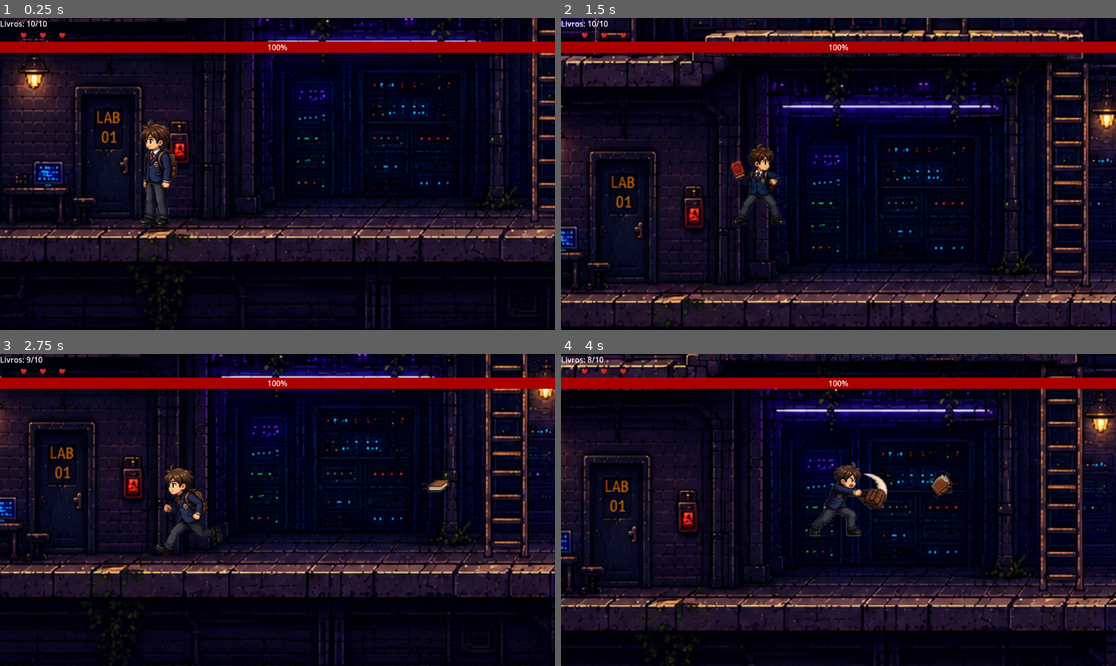
Above: before the commit, frames 1-4 (two rows, left to right).
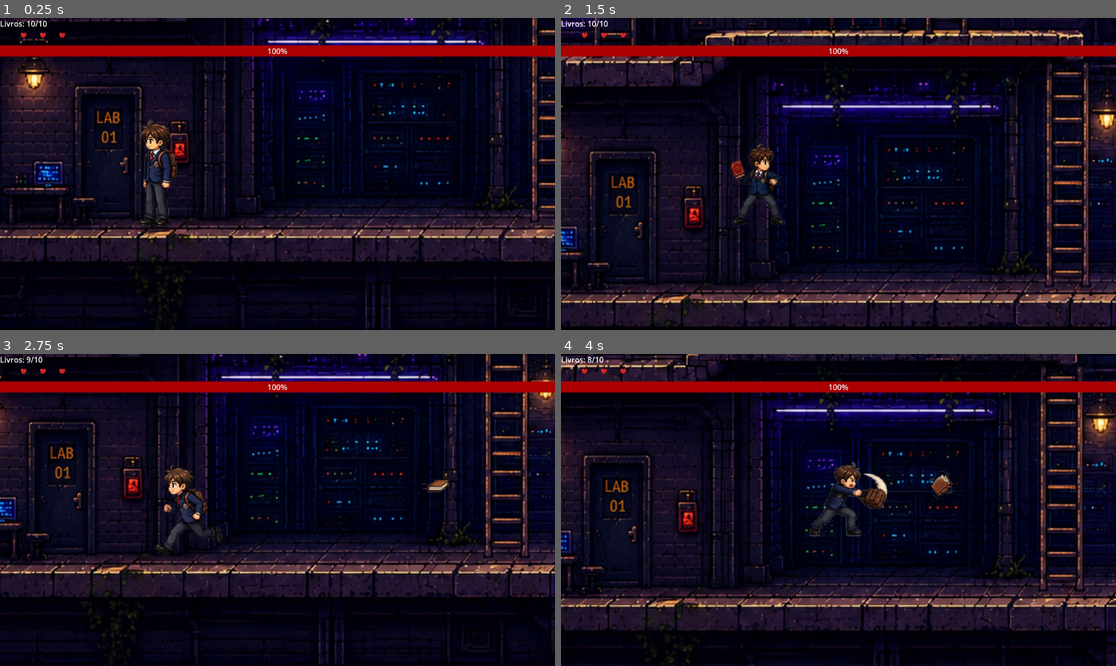
Above: after the commit, the same moments.

Repository: brielgaa/GODOT-GAME
Game: Godot game, scene res://scenes/enemies/cena_boss.tscn
Two runs of this game, one before a commit and one after it. Both use one fixed random seed, a clock stepped at 60 frames per second and the inputs below.
Inputs:
- Up to frame 1 (0.25 s): no input
- Up to frame 2 (1.5 s): tap Enter (ui_accept) at 0.5, 0.77 s; hold Right (ui_right) from 0.53 s (still down); tap Z (attack) at 0.6 s; tap X (shoot) at 1.35 s
- Up to frame 3 (2.75 s): tap Enter (ui_accept) at 1.52 s; release Right (ui_right) at 2.03 s; hold Left (ui_left) from 2.03 s (still down); tap Z (attack) at 2.1 s
- Up to frame 4 (4 s): release Left (ui_left) at 2.78 s; hold Right (ui_right) from 2.78 s (still down); tap X (shoot) at 2.85 s; tap Enter (ui_accept) at 3.02, 3.77 s; tap Z (attack) at 3.6 s

The runs differ from the first frame. In frame 1, 2.7% of the frame differs, in the area x 0-100%, y 7-13%; in frame 2, 2.7%; in frame 3, 2.7%; in frame 4, 2.7%.

Commit message:
Commit Summary
Added: restart.png, restart.png.import, restartpressed.png, restartpressed.png.import, win.png, win.png.import, victory.tscn, victory.gd, victory.gd.uid

Modified: cena_boss.tscn, cena_fase.tscn, boss.gd, gameover.gd

Deleted: GAME/scenes/player.tscn4416989684.tmp, GAME/scenes/player.tscn4424373539.tmp

O

Diff:
--- a/GAME/scenes/enemies/cena_boss.tscn
+++ b/GAME/scenes/enemies/cena_boss.tscn
@@ -60,8 +60,8 @@
 anchor_top = 0.5
 anchor_right = 1.0
 anchor_bottom = 0.5
-offset_top = -275.0
-offset_bottom = -252.0
+offset_top = -267.0
+offset_bottom = -244.0
 grow_horizontal = 2
 grow_vertical = 2
 size_flags_horizontal = 4
--- a/GAME/scenes/levels/cena_fase.tscn
+++ b/GAME/scenes/levels/cena_fase.tscn
@@ -69,11 +69,11 @@
 shape = SubResource("RectangleShape2D_2r50s")
 
 [node name="CollisionShape2D2" type="CollisionShape2D" parent="StaticBody2D" unique_id=201995573]
-position = Vector2(740, 193)
+position = Vector2(731, 160)
 shape = SubResource("RectangleShape2D_j1lpk")
 
 [node name="CollisionShape2D3" type="CollisionShape2D" parent="StaticBody2D" unique_id=1840005015]
-position = Vector2(455, -218)
+position = Vector2(462, -248)
 shape = SubResource("RectangleShape2D_08fst")
 
 [node name="CollisionShape2D4" type="CollisionShape2D" parent="StaticBody2D" unique_id=539254759]
@@ -88,7 +88,7 @@
 one_way_collision = true
 
 [node name="CollisionShape2D14" type="CollisionShape2D" parent="StaticBody2D" unique_id=1118151315]
-position = Vector2(924.125, -591)
+position = Vector2(927, -610)
 shape = SubResource("RectangleShape2D_0lmqd")
 one_way_collision = true
 
@@ -101,15 +101,15 @@
 shape = SubResource("RectangleShape2D_qfbne")
 
 [node name="CollisionShape2D8" type="CollisionShape2D" parent="StaticBody2D" unique_id=1171921092]
-position = Vector2(1533.125, -216.5)
+position = Vector2(1514, -242)
 shape = SubResource("RectangleShape2D_k3apr")
 
 [node name="CollisionShape2D9" type="CollisionShape2D" parent="StaticBody2D" unique_id=481008081]
-position = Vector2(2044, -579)
+position = Vector2(2020, -605)
 shape = SubResource("RectangleShape2D_a81b3")
 
 [node name="CollisionShape2D11" type="CollisionShape2D" parent="StaticBody2D" unique_id=1249806647]
-position = Vector2(367, 192)
+position = Vector2(374, 161)
 shape = SubResource("RectangleShape2D_ijxin")
 
 [node name="CollisionShape2D12" type="CollisionShape2D" parent="StaticBody2D" unique_id=1483648592]
@@ -117,7 +117,7 @@
 shape = SubResource("RectangleShape2D_ynw47")
 
 [node name="CollisionShape2D13" type="CollisionShape2D" parent="StaticBody2D" unique_id=2029905268]
-position = Vector2(688, 706)
+position = Vector2(696, 659)
 shape = SubResource("RectangleShape2D_tx4j6")
 
 [node name="CollisionShape2D15" type="CollisionShape2D" parent="StaticBody2D" unique_id=1315438932]
@@ -141,7 +141,7 @@
 
 [node name="CollisionPolygon2D2" type="CollisionPolygon2D" parent="StaticBody2D" unique_id=1194872727]
 position = Vector2(9, -16)
-polygon = PackedVector2Array(1325, -215, 1723, -592, 1783, -532, 1623, -398, 1516, -313, 1413, -218)
+polygon = PackedVector2Array(1325, -215, 1723, -592, 1783, -532, 1623, -398, 1563, -352, 1413, -218)
 one_way_collision = true
 one_way_collision_margin = 50.0
 
@@ -183,7 +183,6 @@
 [node name="AreaMorte" parent="." unique_id=1557796283 instance=ExtResource("6_08fst")]
 position = Vector2(1284, 1477)
 scale = Vector2(43.04, 1)
-valor_dano = 999
 
 [node name="AreaEspinho" parent="." unique_id=284805108 instance=ExtResource("6_08fst")]
 position = Vector2(206, 646)
@@ -209,7 +208,7 @@
 position = Vector2(198, -40)
 
 [node name="Personagem" parent="." unique_id=538782947 instance=ExtResource("2_5fdea")]
-position = Vector2(43, 1197)
+position = Vector2(45, 1170)
 
 [node name="Escada" parent="." unique_id=391558043 instance=ExtResource("8_4lqq5")]
 position = Vector2(1806, 570)
--- /dev/null
+++ b/GAME/scenes/ui/victory.tscn
@@ -0,0 +1,69 @@
+[gd_scene format=3 uid="uid://i8xbmb7rha5m"]
+
+[ext_resource type="Script" uid="uid://o6oij1p2w446" path="res://scripts/victory.gd" id="1_olkpf"]
+[ext_resource type="Texture2D" uid="uid://bt1wwb5d3h63s" path="res://assets/ui/win.png" id="1_sxxsh"]
+[ext_resource type="Texture2D" uid="uid://dxeh45dssa8r" path="res://assets/ui/restart.png" id="2_olkpf"]
+[ext_resource type="Texture2D" uid="uid://dolytra8r86sf" path="res://assets/ui/restartpressed.png" id="3_n1s74"]
+[ext_resource type="Texture2D" uid="uid://cexay7m6x4r1t" path="res://assets/ui/exit.png" id="4_xrgte"]
+[ext_resource type="Texture2D" uid="uid://w2a03uhkxf07" path="res://assets/ui/exitpressed.png" id="5_pwal1"]
+
+[node name="Victory" type="Control" unique_id=1941292491]
+layout_mode = 3
+anchors_preset = 15
+anchor_right = 1.0
+anchor_bottom = 1.0
+grow_horizontal = 2
+grow_vertical = 2
+script = ExtResource("1_olkpf")
+
+[node name="TextureRect" type="TextureRect" parent="." unique_id=1362308554]
+layout_mode = 1
+anchors_preset = 15
+anchor_right = 1.0
+anchor_bottom = 1.0
+grow_horizontal = 2
+grow_vertical = 2
+texture = ExtResource("1_sxxsh")
+expand_mode = 1
+
+[node name="TextureButton" type="TextureButton" parent="." unique_id=1048433845]
+clip_contents = true
+custom_minimum_size = Vector2(400, 100)
+layout_mode = 1
+anchors_preset = 15
+anchor_right = 1.0
+anchor_bottom = 1.0
+offset_left = 256.0
+offset_top = 494.00003
+offset_right = -496.0
+offset_bottom = -27.999939
+grow_horizontal = 2
+grow_vertical = 2
+scale = Vector2(0.7872321, 0.66119415)
+texture_normal = ExtResource("2_olkpf")
+texture_pressed = ExtResource("3_n1s74")
+ignore_texture_size = true
+stretch_mode = 0
+
+[node name="TextureButton2" type="TextureButton" parent="." unique_id=542057635]
+custom_minimum_size = Vector2(400, 100)
+layout_mode = 1
+anchors_preset = 8
+anchor_left = 0.5
+anchor_top = 0.5
+anchor_right = 0.5
+anchor_bottom = 0.5
+offset_left = 3.0
+offset_top = 172.0
+offset_right = 403.0
+offset_bottom = 272.0
+grow_horizontal = 2
+grow_vertical = 2
+scale = Vector2(0.78939956, 0.859114)
+texture_normal = ExtResource("4_xrgte")
+texture_pressed = ExtResource("5_pwal1")
+ignore_texture_size = true
+stretch_mode = 0
+
+[connection signal="pressed" from="TextureButton" to="." method="_on_tryagain_pressed"]
+[connection signal="pressed" from="TextureButton2" to="." method="_on_exit_pressed"]
--- a/GAME/scripts/enemies/boss.gd
+++ b/GAME/scripts/enemies/boss.gd
@@ -153,8 +153,16 @@
 	is_dead = true
 	velocity.x = 0
 	animated_sprite.play("death")
-	# ✅ Som de morte
+
+	# Toca o som de morte
 	audio_death.play()
+
 	await animated_sprite.animation_finished
-	await get_tree().create_timer(1.0).timeout
-	queue_free()
+
+	await get_tree().create_timer(2.5).timeout
+
+	# Verifica se o Boss ainda faz parte da árvore do jogo antes de mudar de cena
+	if get_tree() != null:
+		get_tree().change_scene_to_file("res://scenes/ui/victory.tscn")
+	else:
+		print("O Boss foi apagado antes de mudar de cena, mas o erro foi evitado!")
--- a/GAME/scripts/gameover.gd
+++ b/GAME/scripts/gameover.gd
@@ -1,8 +1,7 @@
 extends Control
 
 func _on_tryagain_pressed() -> void:
-	# Reinicia o jogo.
-	# IMPORTANTE: Troque o caminho abaixo para o arquivo da sua 1ª fase!
+
 	print(">>> O BOTÃO FOI CLICADO! <<<")
 	get_tree().change_scene_to_file("res://scenes/levels/level_1.tscn")
 
--- /dev/null
+++ b/GAME/scripts/victory.gd
@@ -0,0 +1,13 @@
+extends Control
+
+func _on_tryagain_pressed() -> void:
+	# Garante que o jogo não está pausado
+	get_tree().paused = false
+
+	# Volta para a fase inicial para jogar tudo de novo!
+	# IMPORTANTE: Confirme se este é o caminho exato da sua fase 1
+	get_tree().change_scene_to_file("res://scenes/levels/level_1.tscn")
+
+func _on_exit_pressed() -> void:
+	# Fecha o jogo e volta para a área de trabalho
+	get_tree().quit()
Binary file added: GAME/assets/ui/restart.png
Not shown, added: GAME/assets/ui/restart.png.import
Binary file added: GAME/assets/ui/restartpressed.png
Not shown, added: GAME/assets/ui/restartpressed.png.import
Binary file added: GAME/assets/ui/win.png
Not shown, added: GAME/assets/ui/win.png.import
Not shown, added: GAME/scripts/victory.gd.uid
Not shown, removed: GAME/scenes/player.tscn4416989684.tmp
Not shown, removed: GAME/scenes/player.tscn4424373539.tmp
